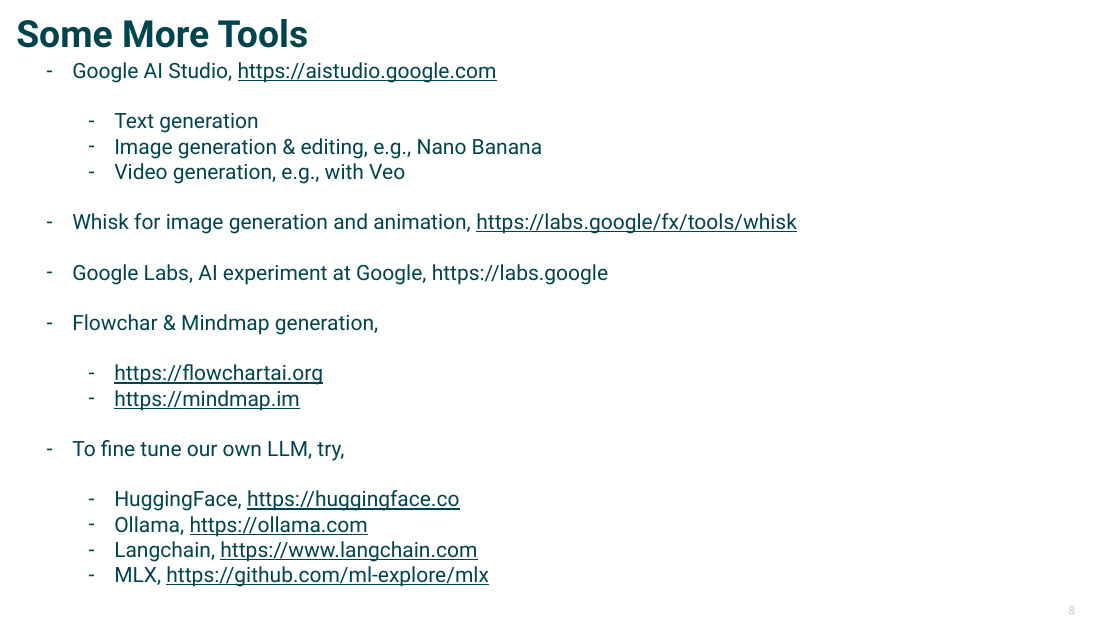
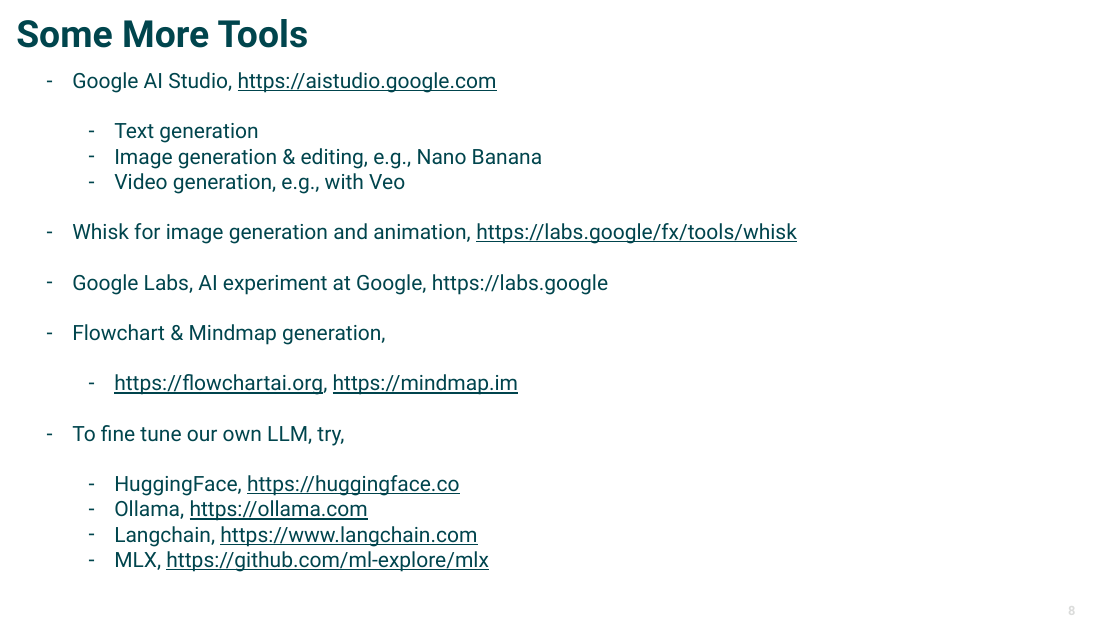
Before and after one commit to zjmorgan/nxs-computational-tutorial, a slide deck: slide 8 of tutorial3/LLM_Practices_ZYP.pptx. Drawn at 1120x630 pixels with LibreOffice and Linux fonts; fonts in the diff are those of the drawing; background and template pictures are left out. Boxes give left, top, right and bottom in pixels: in the first picture for what was removed or moved away, otherwise in the second. Text is boxed around its words. In the diff, an @@ line names an element or a change of style, - is before the commit and + after.

```diff
--- a/tutorial3/LLM_Practices_ZYP.pptx
+++ b/tutorial3/LLM_Practices_ZYP.pptx
@@ text "Google AI Studio, https://aistudio.google.com": place and size @@
-text "Google AI Studio, https://aistudio.google.com" at (72,62,796,587)
+text "Google AI Studio, https://aistudio.google.com" at (72,72,796,572)
@@ text at (72,324,519,395): text changed @@
-– Flowchar & Mindmap generation,
-  – https://flowchartai.org
-  – https://mindmap.im
+– Flowchart & Mindmap generation,
+  – https://flowchartai.org, https://mindmap.im
```
Also in this commit, not shown: 1 other slide changed.
